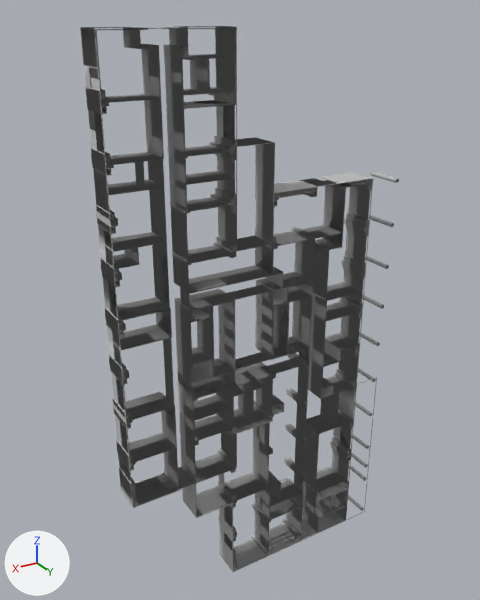
Two versions of the OBJ model spatial_maps/meshes/floor_1F_walls_only.obj, one commit apart.
Before and after are seen from a 50 mm lens placed at (64.6, 64.6, 76.8), pointed at (22.5, -5.5, 41.8). The lights are fixed; the arrows at lower left show +X, +Y and +Z. The picture after the commit comes second. Where no turn or scale is listed for an object, it has been applied to the vertices. Vertices at exactly the same position are counted once.

Names of what the first picture shows: 'floor_1F_walls_only'.
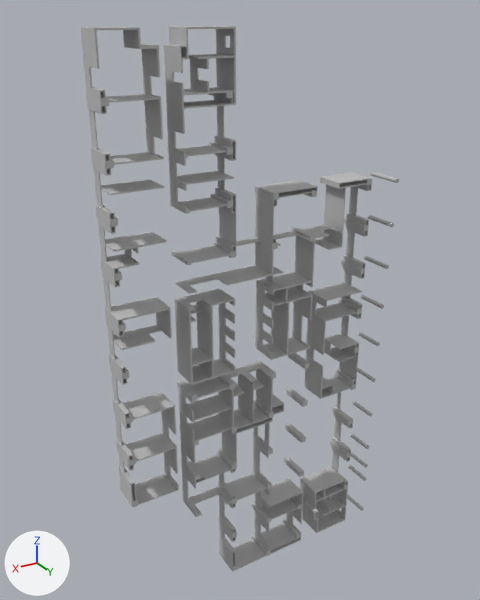
The newer file is also turned or shifted as a whole; pictures and numbers use the older file's frame.

Changed parts and their boxes (x1, y1, x2, y2) in the pictures (480 x 600 px):
'floor_1F_walls_only', reshaped: before (80, 26, 399, 572); after (81, 26, 399, 572)
part 1 of me_floor_1f_walls_only, deleted: before (129, 55, 341, 548)
part 2 of me_floor_1f_walls_only, cut back: before (80, 26, 377, 572); after (218, 292, 327, 553)

The change, as a diff of the scene's bpy script:
```diff
--- a/spatial_maps/meshes/floor_1F_walls_only.obj.py
+++ b/spatial_maps/meshes/floor_1F_walls_only.obj.py
@@ me_floor_1f_walls_only @@
 # used by ob_floor_1f_walls_only; location = (0.0, 0.0, 0.0)
-me_floor_1f_walls_only.from_pydata(...)  # 13265 vertices, 16653 faces; spans x 0.9..41.3, y -5.2..0.0, z 0.0..75.6
+me_floor_1f_walls_only.from_pydata(...)  # 3869 vertices, 7122 faces; spans x 1.0..41.3, y -5.2..0.0, z 0.0..75.6
+# me_floor_1f_walls_only part 1: 252 loose pieces with 7618 vertices, spanning x 4.9..38.5, y -3.3..-1.0, z 1.0..74.7, are deleted
+# me_floor_1f_walls_only part 2: 15 vertices moved within x 11.5..26.5, y -5.0..-1.0, z 3.7..39.9; 1778 vertices removed from x 0.9..41.3, y -5.2..-0.8, z 0.0..75.6
 me_floor_1f_walls_only.materials.append(mat_grey_wall)
```
